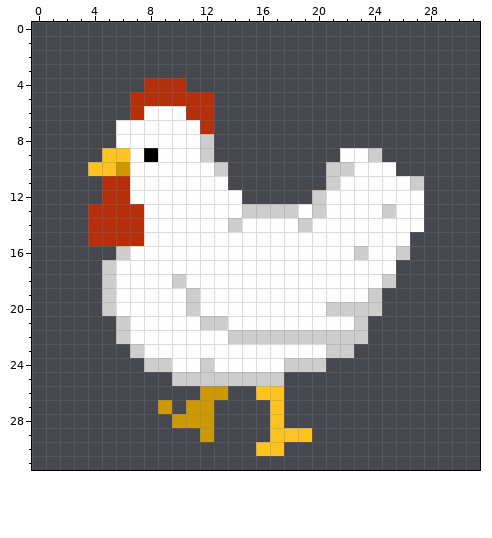
Pixel-art sprite -- Assets/Sprites/chicken/left_chicken_0.png. The picture above was drawn from the file before the commit.
The file is 32x32 pixels.
After:
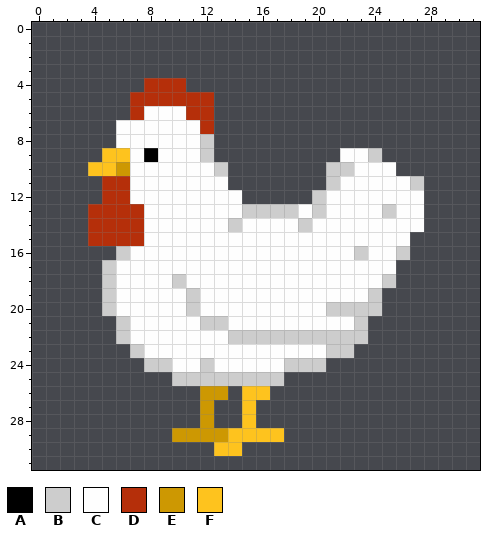
Palette (. is transparent): A #000000  B #cdcdcd  C #fefefe  D #b52f0a  E #cd9802  F #fec31e
Edits made:
Changed rows in their new state; - is an unchanged pixel.
first column x 9:
26 ------F-.--
27 .-.---F-.--
28 -..---F-.--
29 -EE-EFFF-..
30 ----FF-..--
Where, in picture pixels (left, top, right, bottom), the same in both pictures:
changed: (158, 386, 312, 456)
